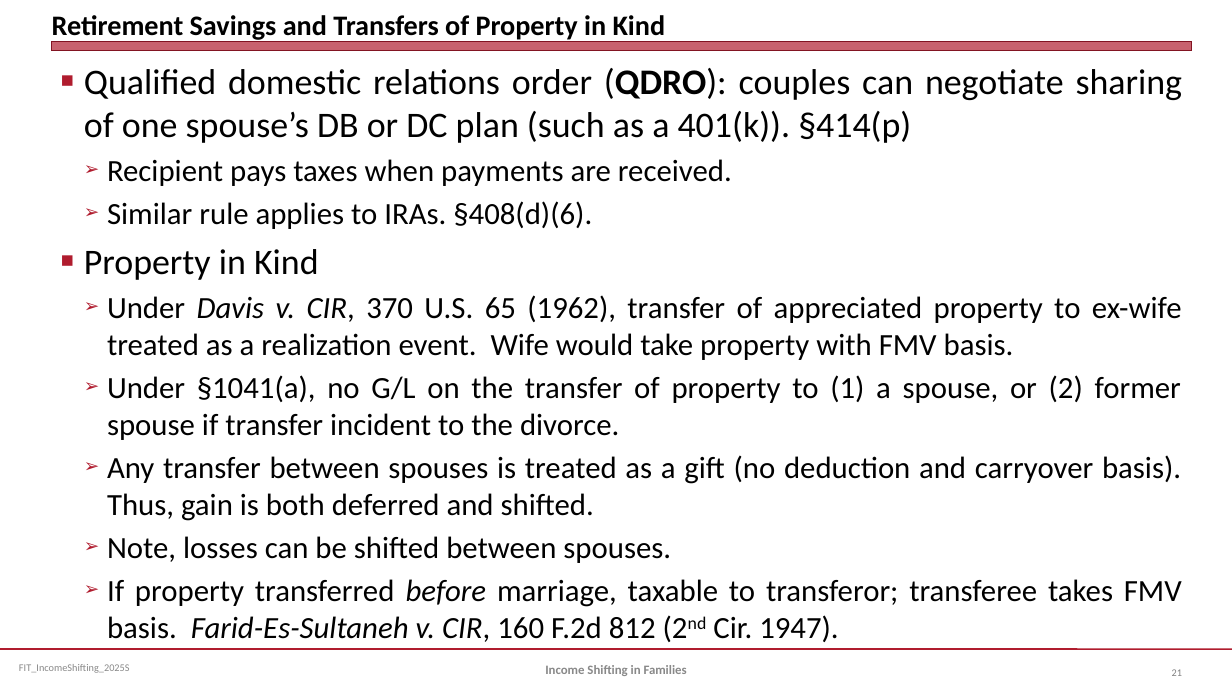
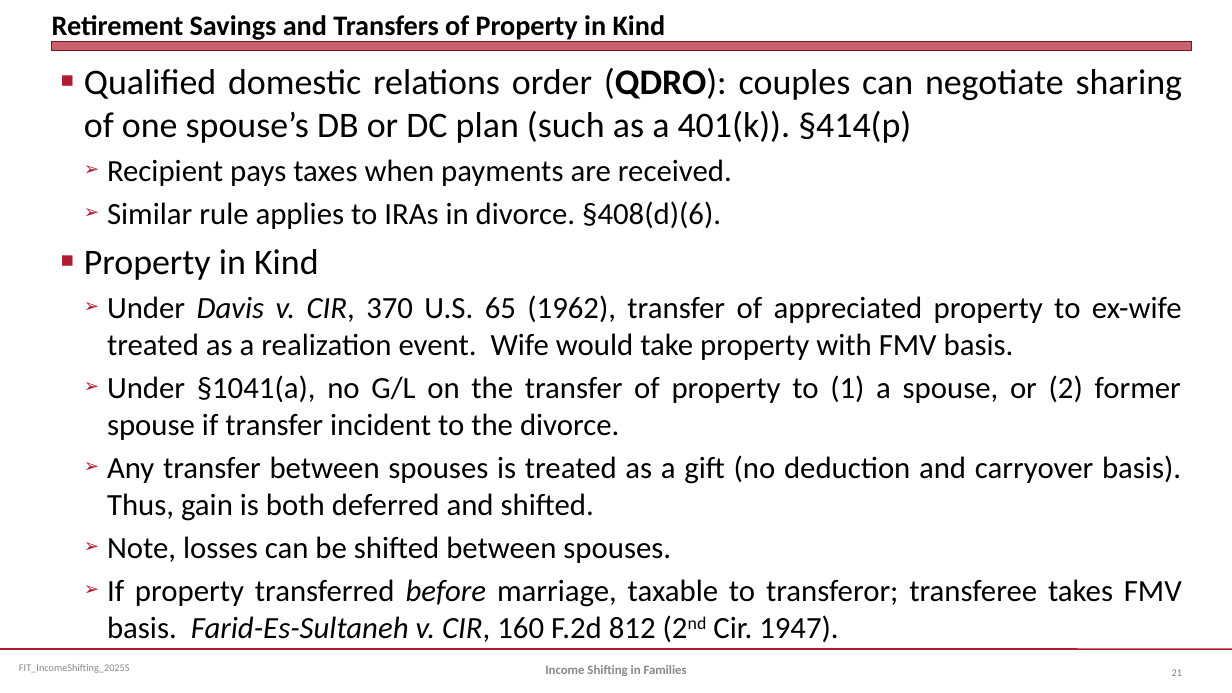
Before and after one commit to jmc877/Fed-Income-Tax, a slide deck: slide 21 of slides/FIT_IncomeShifting_2025S.pptx. Drawn at 1232x693 pixels with LibreOffice and Linux fonts; fonts in the diff are those of the drawing. Boxes give left, top, right and bottom in pixels: in the first picture for what was removed or moved away, otherwise in the second. Text is boxed around its words. In the diff, an @@ line names an element or a change of style, - is before the commit and + after.

```diff
--- a/slides/FIT_IncomeShifting_2025S.pptx
+++ b/slides/FIT_IncomeShifting_2025S.pptx
@@ text at (x1=107, y1=201, x2=721, y2=229): text changed @@
-  ➢ Similar rule applies to IRAs. §408(d)(6).
+  ➢ Similar rule applies to IRAs in divorce. §408(d)(6).
```
Also in this commit, not shown: 2 other slides changed, 5 other files.
